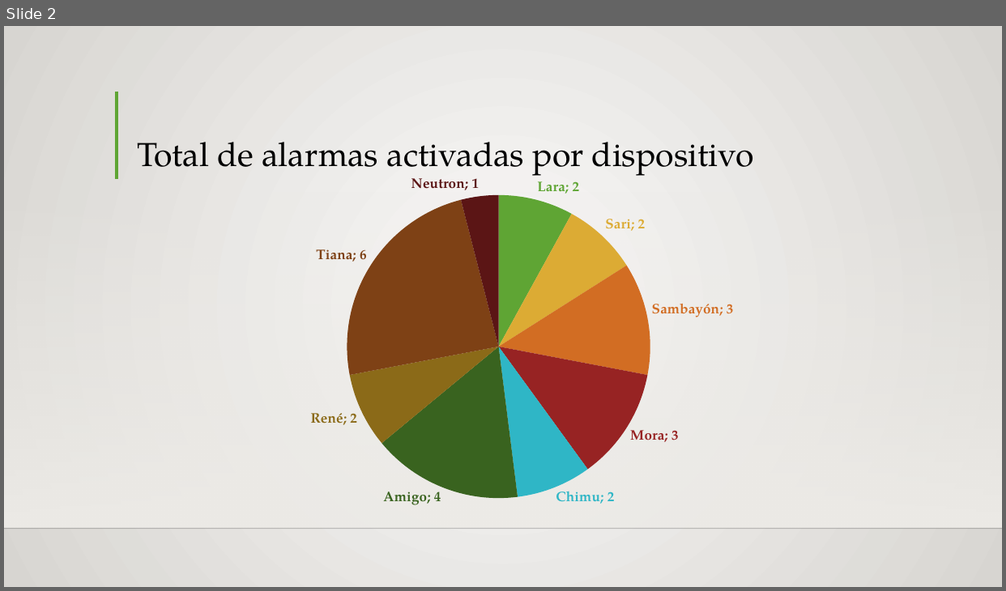
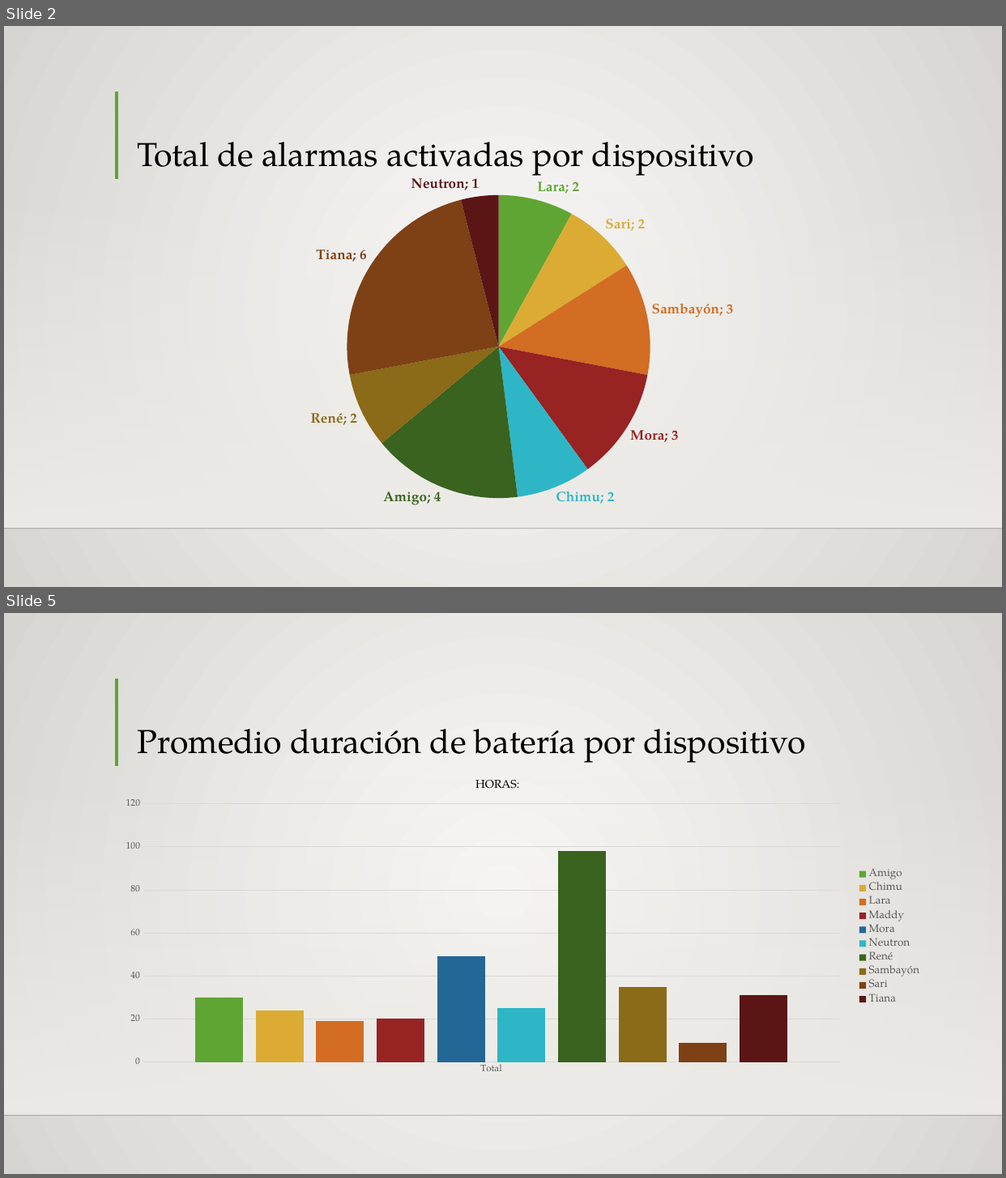
Before and after one commit to Siriusg2/resumenipa, a slide deck: excel_reports/IPApresentacion.pptx. Shown one above the other, each under a label of ours: slide 2 before the commit, slides 2 and 5 after it; the slides between them are not shown. The pictures are 1006x591 and 1006x1178 pixels, drawn with LibreOffice and Linux fonts; fonts in the diff are those of the drawing; background and template pictures are left out. Boxes give left, top, right and bottom in pixels: in the first picture for what was removed or moved away, otherwise in the second. Text is boxed around its words. In the diff, an @@ line names an element or a change of style, - is before the commit and + after.

```diff
--- a/excel_reports/IPApresentacion.pptx
+++ b/excel_reports/IPApresentacion.pptx
@@ slide 5 added at box(4, 613, 1002, 1174), background gradient #FAFAF9 to #D7D5D2; not listed: 3 template elements that a slide beside it also shows @@
@@ title added at box(137, 729, 806, 763), 32 pt, text #000000 @@
+Promedio duración de batería por dispositivo
@@ text added at box(475, 780, 519, 789), 11 pt, text #000000 @@
+HORAS:
@@ column chart added at box(109, 794, 929, 1080) @@
+categories: Total
+Amigo: 30
+Chimu: 24
+Lara: 19
+Maddy: 20
+Mora: 49
+Neutron: 25
+René: 98
+Sambayón: 35
+Sari: 9
+Tiana: 31
```
Also in this commit, not shown: 1 slide changed, 1 other slide added, 2 other files.
